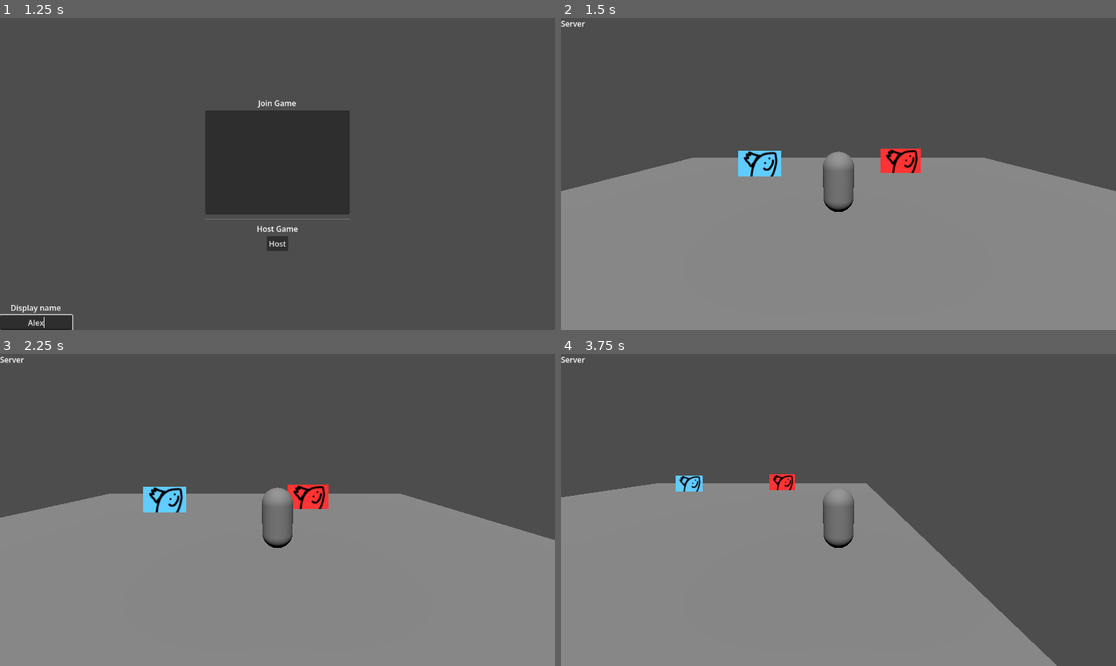
Above: before the commit, frames 1-4 (two rows, left to right).
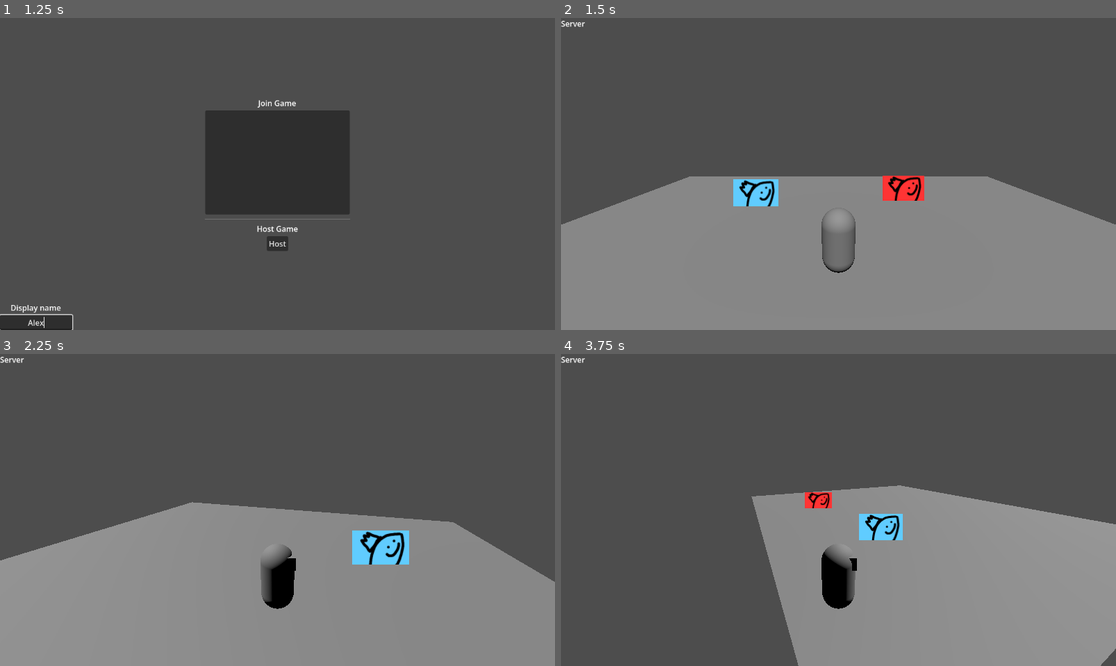
Above: after the commit, the same moments.

Repository: gmuGADIG/King-Fisher
Game: Godot game, scene res://ui/lobby_browser/lobby_browser.tscn
Same seed, same stepped clock (60 frames per second), same inputs: the game is played once before the commit and once after it.
Inputs (mouse positions are in pixels of both pictures, inside the frame that each line leads up to):
- Up to frame 1 (1.25 s): click (38, 323) at 0.52 s; type "Alex" at 0.6 s
- Up to frame 2 (1.5 s): click "Host" at 1.25 s
- Up to frame 3 (2.25 s): tap Enter at 2 s; move the mouse to (399, 494) at 2.02 s; hold D (move_right) from 2.03 s (still down); hold \ (print_players) from 2.03 s (still down)
- Up to frame 4 (3.75 s): move the mouse to (727, 525) at 2.77 s; release D (move_right) at 2.78 s; release \ (print_players) at 2.78 s; hold S (move_down) 2.78-3.53 s; right-click (727, 525) at 2.85 s; move the mouse to (894, 441) at 3.52 s; hold D (move_right) from 3.53 s (still down); hold \ (print_players) from 3.53 s (still down)

Frame 1 is identical in both runs. In frame 2, 9.7% of the frame differs, in the area x 0-100%, y 41-82%; in frame 3, 11%; in frame 4, 39%, in the area x 0-100%, y 38-100%.

Commit message:
3rd person camera with smooth turning

Diff:
--- a/player/player.gd
+++ b/player/player.gd
@@ -4,16 +4,38 @@
 @export var speed := 10.
 var held_item: Item
 
+
+
+
 var last_pos : Vector3 = Vector3.ZERO
 
-func _process(_delta: float) -> void:
+##The angle in degrees of the camera
+@onready var camera_yaw : float = 0:
+	set(new_val):
+		if new_val > 180.0:
+			camera_yaw = new_val - 360.0
+		elif new_val <= -180.0:
+			camera_yaw = new_val + 360.0
+		else:
+			camera_yaw = new_val
+
+func _ready() -> void:
+	Input.mouse_mode = Input.MOUSE_MODE_CAPTURED
+
+func _process(delta: float) -> void:
 	if not is_multiplayer_authority():
 		move_and_slide()
 		return
 
 	var input := Input.get_vector("move_left", "move_right", "move_up", "move_down")
-	velocity = Vector3(input.x,0,input.y) * speed
+	var movement_dir : Vector2 = input.rotated(-deg_to_rad(camera_yaw))
+	velocity.x = movement_dir.x * speed
+	velocity.z = movement_dir.y * speed
+	if input != Vector2.ZERO:
+		$Body.turn_towards(movement_dir,delta)
 
+
+func _physics_process(delta: float) -> void:
 	sync_velocity.rpc(velocity)
 	move_and_slide()
 
@@ -29,11 +51,16 @@
 
 func _input(event: InputEvent) -> void:
 	if not is_multiplayer_authority(): return
+	if event is InputEventMouseMotion:
+		camera_yaw += -event.relative.x
+		$CameraMount.rotation.y = deg_to_rad(camera_yaw)
 	if event.is_action_pressed("print_players"):
 		Debug.print_players()
 	if event.is_action_pressed("use_item"):
 		#TODO: Don't let this happen if the player is aiming.
 		use_held_item.rpc()
+
+
 
 @rpc("unreliable_ordered")
 func sync_velocity(vel: Vector3) -> void:
--- a/player/player.tscn
+++ b/player/player.tscn
@@ -1,8 +1,16 @@
 [gd_scene format=3 uid="uid://bffxe171rcnea"]
 
 [ext_resource type="Script" uid="uid://bx8rb13al7o7e" path="res://player/player.gd" id="1_onrkg"]
+[ext_resource type="Script" uid="uid://b0w3b5ncyaqf2" path="res://player/player_mesh.gd" id="2_rkbax"]
 
 [sub_resource type="CapsuleMesh" id="CapsuleMesh_oul6g"]
+
+[sub_resource type="Curve" id="Curve_rkbax"]
+_limits = [0.0, 20.0, 0.0, 3.14]
+_data = [Vector2(0, 7.5629826), 0.0, 0.0, 0, 0, Vector2(2.3698115, 20), 0.0, 0.0, 0, 0, Vector2(3.14, 20), 0.0, 0.0, 0, 0]
+point_count = 3
+
+[sub_resource type="BoxMesh" id="BoxMesh_oul6g"]
 
 [sub_resource type="CapsuleShape3D" id="CapsuleShape3D_rkbax"]
 
@@ -16,9 +24,16 @@
 motion_mode = 1
 script = ExtResource("1_onrkg")
 
-[node name="MeshInstance3D" type="MeshInstance3D" parent="." unique_id=951967374]
-transform = Transform3D(1, 0, 0, 0, 1, 0, 0, 0, 1, 0, 1, 0)
+[node name="Body" type="MeshInstance3D" parent="." unique_id=951967374]
+transform = Transform3D(-4.3711385e-08, 0, 0.99999994, 0, 1, 0, -0.99999994, 0, -4.3711385e-08, 0, 1, 0)
 mesh = SubResource("CapsuleMesh_oul6g")
+script = ExtResource("2_rkbax")
+rotation_speed_curve = SubResource("Curve_rkbax")
+
+[node name="HeadBox" type="MeshInstance3D" parent="Body" unique_id=1978921108]
+transform = Transform3D(0.6664331, 0, 0, 0, 0.3895061, 0, 0, 0, 0.64187926, 0.18, 0.571, 0)
+mesh = SubResource("BoxMesh_oul6g")
+skeleton = NodePath("../..")
 
 [node name="CollisionShape3D" type="CollisionShape3D" parent="." unique_id=1812883740]
 transform = Transform3D(1, 0, 0, 0, 1, 0, 0, 0, 1, 0, 1, 0)
@@ -28,6 +43,7 @@
 replication_config = SubResource("SceneReplicationConfig_onrkg")
 
 [node name="CameraMount" type="Node3D" parent="." unique_id=1278792868]
-transform = Transform3D(1, 0, 0, 0, 0.96732086, 0.25355536, 0, -0.25355536, 0.96732086, 0, 2.945792, 6.341495)
+transform = Transform3D(1, 0, 0, 0, 0.96732086, 0.25355536, 0, -0.25355536, 0.96732086, 0, 0, 0)
 
 [node name="Camera3D" type="Camera3D" parent="CameraMount" unique_id=1888578000]
+transform = Transform3D(1, 0, 0, 0, 1, 0, 0, 0, 1, 0, 2.945792, 6.341495)
--- /dev/null
+++ b/player/player_mesh.gd
@@ -0,0 +1,11 @@
+extends MeshInstance3D
+
+##Controls the speed at which the player turns. The domain is measured in radian angle difference, and the value is measured in radians per second
+@export var rotation_speed_curve : Curve
+
+func turn_towards(target_direction : Vector2, delta : float) -> void:
+	var angle = angle_difference(rotation.y,-target_direction.angle())
+	var rotation_speed : float = delta * rotation_speed_curve.sample(abs(angle))
+	print(angle,", ",rotation_speed)
+	angle = clampf(angle,-rotation_speed,rotation_speed)
+	rotation.y += angle
Not shown, added: player/player_mesh.gd.uid
